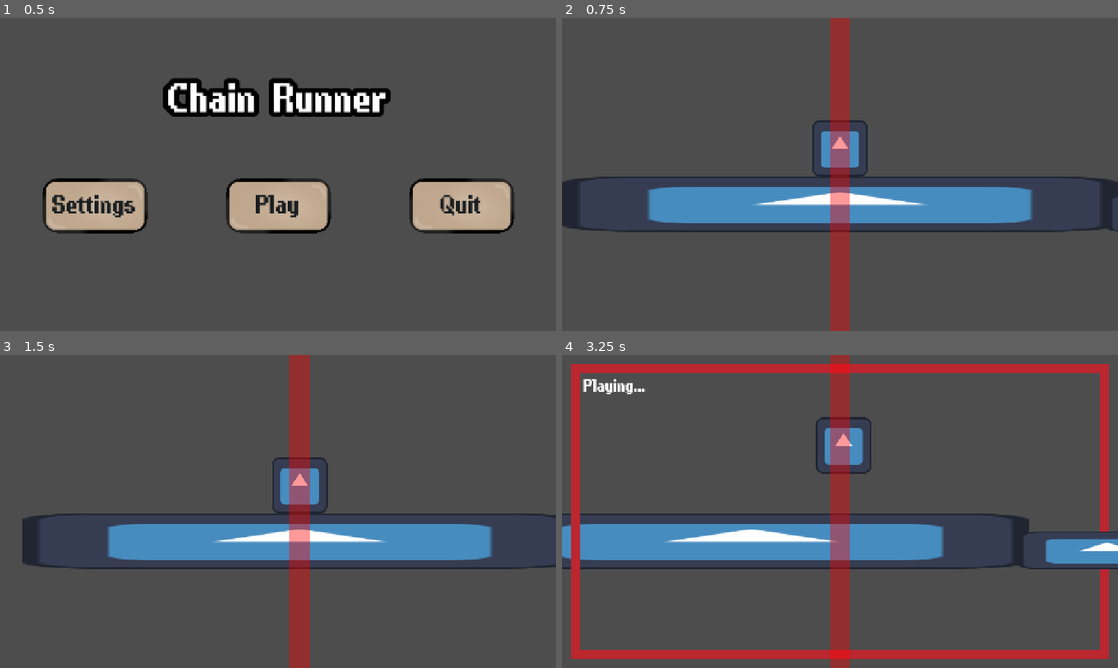
Above: before the commit, frames 1-4 (two rows, left to right).
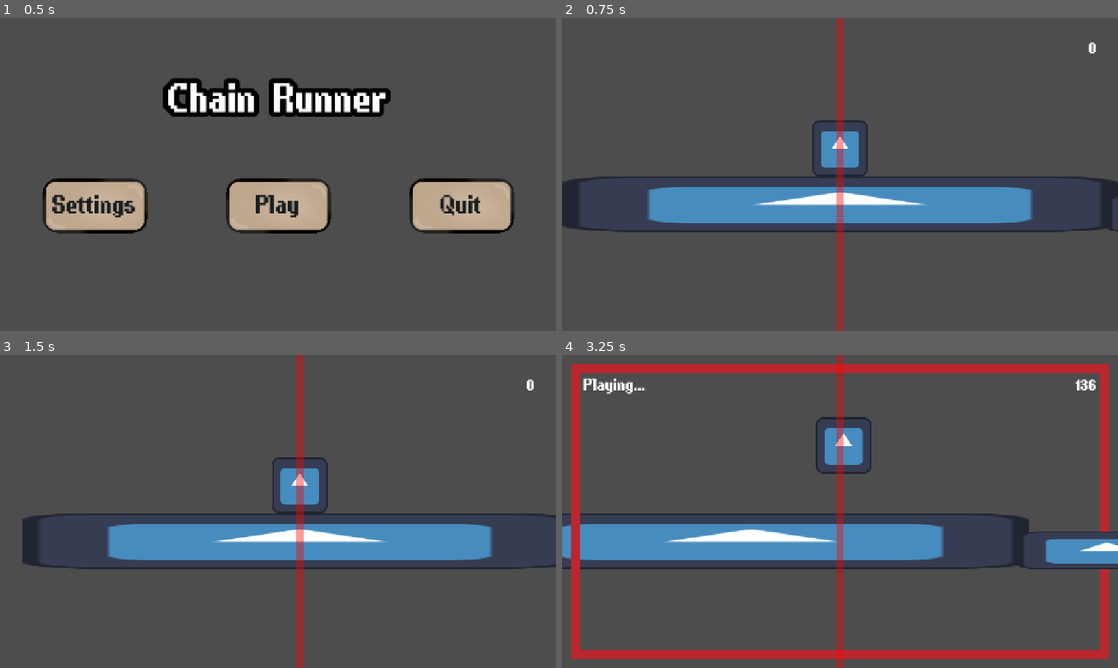
Above: after the commit, the same moments.

Repository: lucassillitoe/Steel_Jam_4_repo
Game: Godot game, scene res://Scenes/ui.tscn
The game is run twice, just before and just after one commit, with the same random seed, the same clock (stepped at 60 frames per second) and the same inputs. The engine's default icon, where the game draws it, is replaced by a stand-in: a white triangle on a blue panel in a dark square.
Inputs (mouse positions are in pixels of both pictures, inside the frame that each line leads up to):
- Up to frame 1 (0.5 s): no input
- Up to frame 2 (0.75 s): click "Play" at 0.5 s
- Up to frame 3 (1.5 s): tap Enter (Enter playback) at 1.25 s; move the mouse to (400, 495) at 1.27 s; hold D (Right) from 1.28 s (still down); tap Mouse wheel down (MoveCameraLeft) at 1.35 s; click (400, 495) at 1.42 s
- Up to frame 4 (3.25 s): tap Space (Jump) at 1.52, 2, 2.27 s; move the mouse to (728, 527) at 2.02 s; tap Mouse wheel up (MoveCameraRight) at 2.1 s; tap Enter (Enter playback) at 2.75 s; move the mouse to (895, 442) at 2.77 s; release D (Right) at 2.78 s; hold A (Left) from 2.78 s (still down); tap Mouse wheel down (MoveCameraLeft) at 2.85 s

Frame 1 is identical in both runs. In frame 2, 2.3% of the frame differs, in the area x 48-96%, y 0-100%; in frame 3, 2.4%; in frame 4, 2.5%, in the area x 3-96%, y 0-100%.

Commit message:
Added scoring

Diff:
--- a/steel-jam-4/Scenes/Camera.tscn
+++ b/steel-jam-4/Scenes/Camera.tscn
@@ -77,7 +77,7 @@
 offset_transform_position = Vector2(-0.37, 0)
 color = Color(0.73333335, 0.14901961, 0.18431373, 1)
 
-[node name="Label" type="Label" parent="UI/Playback overlay" unique_id=969559795]
+[node name="Playing" type="Label" parent="UI/Playback overlay" unique_id=969559795]
 layout_mode = 1
 anchors_preset = -1
 anchor_left = -16.0
@@ -85,8 +85,23 @@
 anchor_right = -16.0
 anchor_bottom = -9.0
 offset_left = 50.0
-offset_top = 50.0
+offset_top = 48.0
 offset_right = 194.0
-offset_bottom = 94.0
+offset_bottom = 96.0
 text = "Playing..."
 label_settings = SubResource("LabelSettings_4hww8")
+
+[node name="Score" type="Label" parent="UI" unique_id=1766953313]
+layout_mode = 1
+anchors_preset = -1
+anchor_left = -16.0
+anchor_top = -9.0
+anchor_right = -16.0
+anchor_bottom = -9.0
+offset_left = 648.0
+offset_top = 48.0
+offset_right = 1232.0
+offset_bottom = 96.0
+text = "0"
+label_settings = SubResource("LabelSettings_4hww8")
+horizontal_alignment = 2
--- a/steel-jam-4/Scenes/Scorer.tscn
+++ b/steel-jam-4/Scenes/Scorer.tscn
@@ -6,8 +6,8 @@
 script = ExtResource("1_qbqup")
 
 [node name="ColorRect" type="ColorRect" parent="." unique_id=920667146]
-offset_left = -24.0
+offset_left = -8.0
 offset_top = -360.0
-offset_right = 24.0
+offset_right = 8.0
 offset_bottom = 360.0
 color = Color(1, 0, 0, 0.39607844)
--- a/steel-jam-4/Scenes/world.tscn
+++ b/steel-jam-4/Scenes/world.tscn
@@ -33,4 +33,7 @@
 
 [node name="Camera" parent="." unique_id=640432073 instance=ExtResource("6_5ukr8")]
 
-[node name="Scorer" parent="." unique_id=1553671718 instance=ExtResource("7_o06y3")]
+[node name="Scorer" parent="." unique_id=1553671718 node_paths=PackedStringArray("scoreDisplay") instance=ExtResource("7_o06y3")]
+scoreDisplay = NodePath("../Camera/UI/Score")
+
+[editable path="Camera"]
--- a/steel-jam-4/Scripts/ArrayInputGathering.gd
+++ b/steel-jam-4/Scripts/ArrayInputGathering.gd
@@ -46,7 +46,7 @@
 
 	#When playing back inputs
 	if GLOBAL_VARIABLES.currentState == GLOBAL_VARIABLES.state.PLAYING_BACK and not inputContainer.is_empty():
-		print("Playing back ", playbackIndex + 1, "/", len(inputContainer))
+		#print("Playing back ", playbackIndex + 1, "/", len(inputContainer))
 
 
 		#Executes the input
--- a/steel-jam-4/Scripts/GLOBAL_VARIABLES.gd
+++ b/steel-jam-4/Scripts/GLOBAL_VARIABLES.gd
@@ -3,4 +3,6 @@
 #The current state of input
 enum state {INPUTTING, PLAYING_BACK}
 @onready var currentState := state.INPUTTING
+
 @onready var PlayerPosition : Vector2
+@onready var Score : int
--- a/steel-jam-4/Scripts/Scorer.gd
+++ b/steel-jam-4/Scripts/Scorer.gd
@@ -1,6 +1,18 @@
 extends Node
 
-@onready var score = 0
+@export var scoreDisplay : Label
+
+var thisPlaybackStartPos := 0
+var thisPlaybackStartScore := 0
+
+var distanceTravelledThisPlayback := 0
+var scoreGainedThisPLayback := 0
+var scoreLostThisPLayback := 0
+
+var scoreDecay := 0
+
+func Score(distance: float) -> int:
+	return round((distance ** 2) * (10.0 ** -2))
 
 
 # Called when the node enters the scene tree for the first time.
@@ -10,6 +22,32 @@
 
 # Called every frame. 'delta' is the elapsed time since the previous frame.
 func _process(delta: float) -> void:
+	scoreDecay = round(delta * 600)
+
+	#Finds the player position
 	var playerPosition = GLOBAL_VARIABLES.PlayerPosition.x
 	if playerPosition > self.position.x:
 		self.position.x = playerPosition
+
+	#Keeps a reference to where the player was, to do Score based on distance moved this playback
+	if GLOBAL_VARIABLES.currentState == GLOBAL_VARIABLES.state.INPUTTING:
+		thisPlaybackStartPos = self.position.x
+		thisPlaybackStartScore = GLOBAL_VARIABLES.Score
+
+		#Decreases Score over time
+		GLOBAL_VARIABLES.Score -= scoreDecay
+		scoreLostThisPLayback = 0
+
+	else:
+		#Score increases non-linearly with distance travelled this playback and decreases linearly with time
+		distanceTravelledThisPlayback = max(playerPosition - thisPlaybackStartPos, 0)
+		scoreGainedThisPLayback = Score(distanceTravelledThisPlayback)
+
+		GLOBAL_VARIABLES.Score = thisPlaybackStartScore + scoreGainedThisPLayback - scoreLostThisPLayback
+		scoreLostThisPLayback += scoreDecay
+
+	#Prevents negative Score
+	GLOBAL_VARIABLES.Score = max(GLOBAL_VARIABLES.Score, 0)
+
+	#Updates Score display
+	scoreDisplay.text = str(GLOBAL_VARIABLES.Score)
